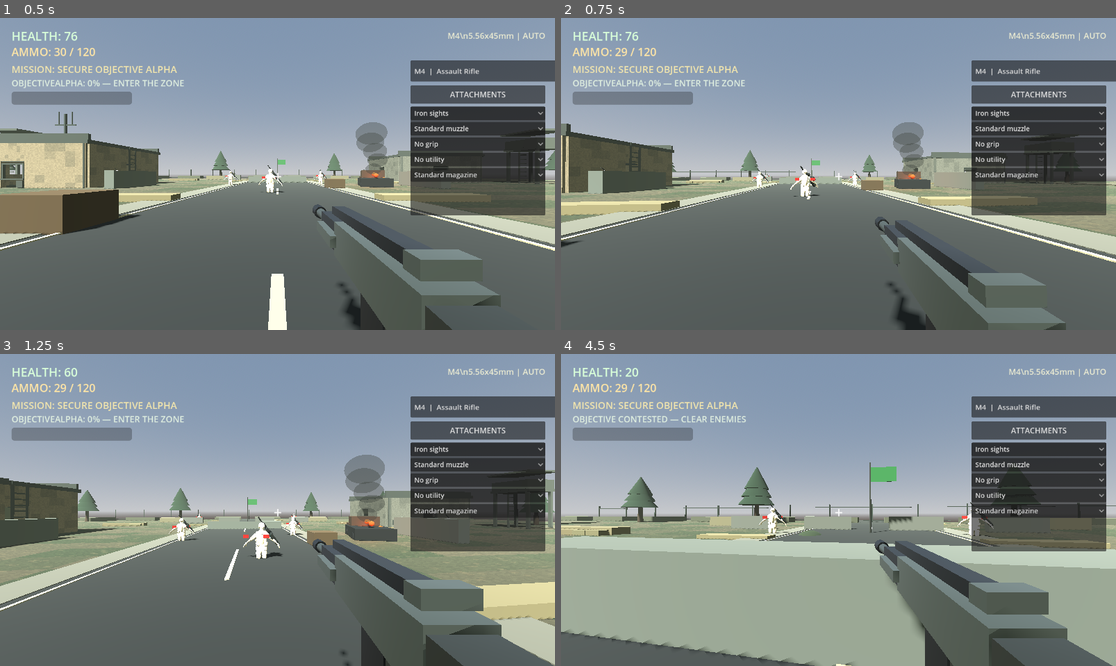
Above: before the commit, frames 1-4 (two rows, left to right).
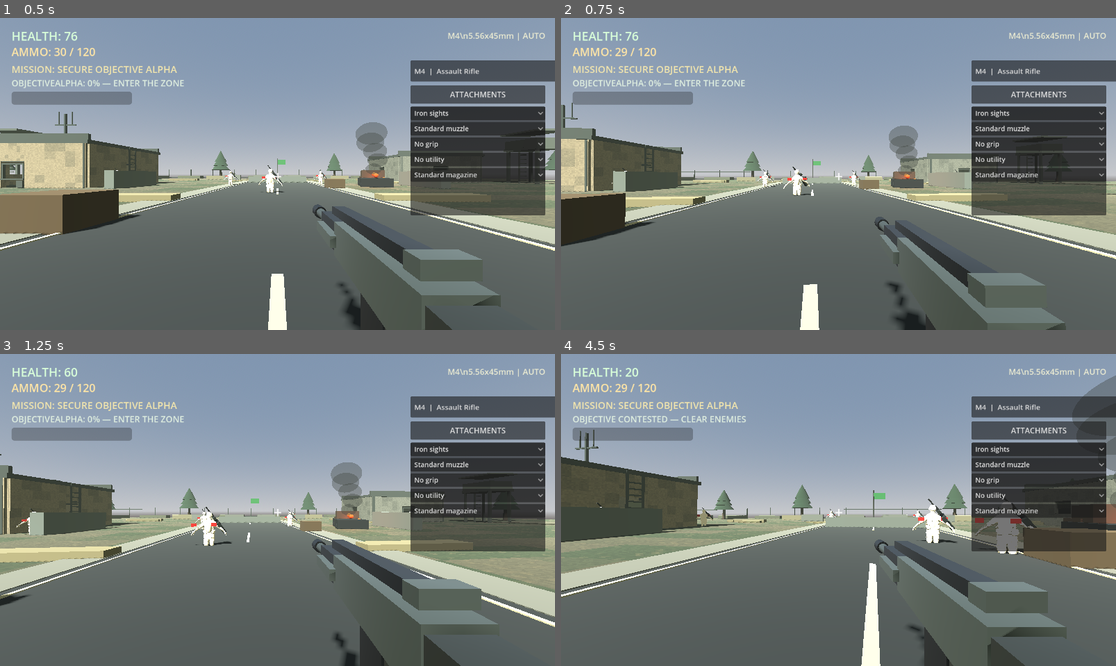
Above: after the commit, the same moments.

Repository: leefortine86-eng/Hunger-For-War
Game: Godot game, scene res://scenes/main.tscn
The game is run twice, just before and just after one commit, with the same random seed, the same clock (stepped at 60 frames per second) and the same inputs.
Inputs (mouse positions are in pixels of both pictures, inside the frame that each line leads up to):
- Up to frame 1 (0.5 s): no input
- Up to frame 2 (0.75 s): tap Enter at 0.5 s; move the mouse to (866, 174) at 0.52 s; hold W (move_forward) from 0.53 s (still down); tap R at 0.6 s; click (866, 174) at 0.67 s
- Up to frame 3 (1.25 s): keep holding W (move_forward); tap Space at 0.77 s
- Up to frame 4 (4.5 s): keep holding W (move_forward); move the mouse to (810, 510) at 1.27 s; tap Q at 1.35 s; tap Space at 1.52, 3.02, 3.77 s; move the mouse to (849, 503) at 2.02 s; tap E at 2.1 s; move the mouse to (832, 516) at 2.77 s; tap Shift at 2.85 s; click (832, 516) at 2.92 s; move the mouse to (877, 513) at 3.52 s; hold Z 3.53-4.28 s; move the mouse to (794, 506) at 4.27 s; tap Ctrl at 4.35 s

Frame 1 is identical in both runs. In frame 2, 8.3% of the frame differs, in the area x 0-100%, y 27-100%; in frame 3, 15%; in frame 4, 40%, in the area x 0-100%, y 6-100%.

Commit message:
Add inertial movement and stamina fatigue system

Diff:
--- a/scripts/player_movement.gd
+++ b/scripts/player_movement.gd
@@ -4,13 +4,22 @@
 @export var body_path: NodePath = NodePath("..")
 @export var collision_path: NodePath = NodePath("../CollisionShape3D")
 @export_group("Movement")
-@export var walk_speed: float = 7.0
-@export var sprint_multiplier: float = 1.55
-@export var crouch_multiplier: float = 0.45
-@export var prone_multiplier: float = 0.20
-@export var ground_acceleration: float = 0.0
-@export var jump_velocity: float = 6.0
+@export var tactical_walk_speed: float = 3.2
+@export var sprint_speed: float = 6.5
+@export var crouch_speed: float = 1.8
+@export var prone_speed: float = 0.8
+@export var acceleration: float = 7.0
+@export var deceleration: float = 10.0
+@export var air_control: float = 2.5
+@export var jump_velocity: float = 5.2
 @export var gravity: float = 20.0
+@export_group("Stamina")
+@export var max_stamina: float = 100.0
+@export var sprint_stamina_drain: float = 18.0
+@export var movement_stamina_drain: float = 2.0
+@export var stamina_recovery: float = 12.0
+@export var stamina_recovery_delay: float = 1.25
+@export var exhausted_sprint_multiplier: float = 0.72
 @export_group("Stance collision")
 @export var standing_height: float = 1.8
 @export var crouching_height: float = 1.2
@@ -19,6 +28,9 @@
 
 var body: CharacterBody3D
 var collision: CollisionShape3D
+var stamina: float = 100.0
+var fatigue_ratio: float = 0.0
+var _recovery_timer: float = 0.0
 
 func _ready() -> void:
     body = get_node_or_null(body_path) as CharacterBody3D
@@ -36,20 +48,38 @@
 
     var local_direction := Vector3(input_dir.x, 0.0, input_dir.y)
     var direction := (body.global_transform.basis * local_direction).normalized()
-    var speed := walk_speed
+    var wants_sprint := sprinting and not crouching and not prone and input_dir.length() > 0.1
+    if wants_sprint and stamina > 0.0:
+        stamina = maxf(stamina - sprint_stamina_drain * delta, 0.0)
+        _recovery_timer = stamina_recovery_delay
+    else:
+        if input_dir.length() > 0.1 and body.is_on_floor():
+            stamina = maxf(stamina - movement_stamina_drain * delta, 0.0)
+            _recovery_timer = maxf(_recovery_timer, 0.25)
+        else:
+            _recovery_timer = maxf(_recovery_timer - delta, 0.0)
+            if _recovery_timer <= 0.0:
+                stamina = minf(stamina + stamina_recovery * delta, max_stamina)
+
+    fatigue_ratio = 1.0 - (stamina / maxf(max_stamina, 0.001))
+    var speed := tactical_walk_speed
     if prone:
-        speed *= prone_multiplier
+        speed = prone_speed
     elif crouching:
-        speed *= crouch_multiplier
-    elif sprinting:
-        speed *= sprint_multiplier
+        speed = crouch_speed
+    elif wants_sprint and stamina > 0.0:
+        speed = sprint_speed
+    elif wants_sprint and stamina <= 0.0:
+        speed = tactical_walk_speed * exhausted_sprint_multiplier
 
-    if ground_acceleration > 0.0:
-        body.velocity.x = move_toward(body.velocity.x, direction.x * speed, ground_acceleration * delta)
-        body.velocity.z = move_toward(body.velocity.z, direction.z * speed, ground_acceleration * delta)
-    else:
-        body.velocity.x = direction.x * speed
-        body.velocity.z = direction.z * speed
+    var target_velocity := direction * speed
+    var horizontal_velocity := Vector3(body.velocity.x, 0.0, body.velocity.z)
+    var rate := acceleration if direction.length() > 0.01 else deceleration
+    if not body.is_on_floor():
+        rate = air_control
+    horizontal_velocity = horizontal_velocity.move_toward(target_velocity, rate * delta)
+    body.velocity.x = horizontal_velocity.x
+    body.velocity.z = horizontal_velocity.z
 
     if body.is_on_floor():
         if body.velocity.y < 0.0:
@@ -75,3 +105,9 @@
         target_height = crouching_height
     capsule.height = move_toward(capsule.height, target_height, stance_speed * delta)
     collision.position.y = capsule.height * 0.5
+
+func get_stamina_ratio() -> float:
+    return clampf(stamina / maxf(max_stamina, 0.001), 0.0, 1.0)
+
+func get_fatigue_ratio() -> float:
+    return fatigue_ratio
